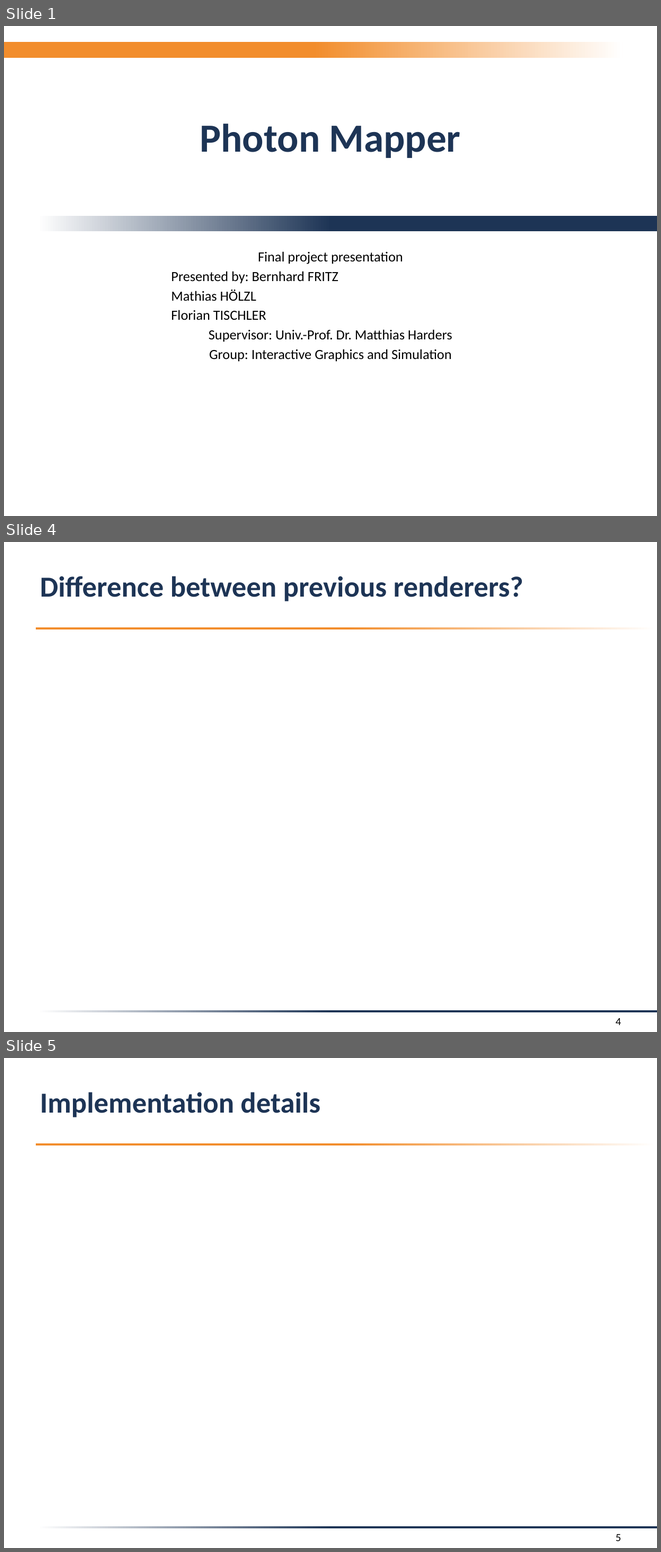
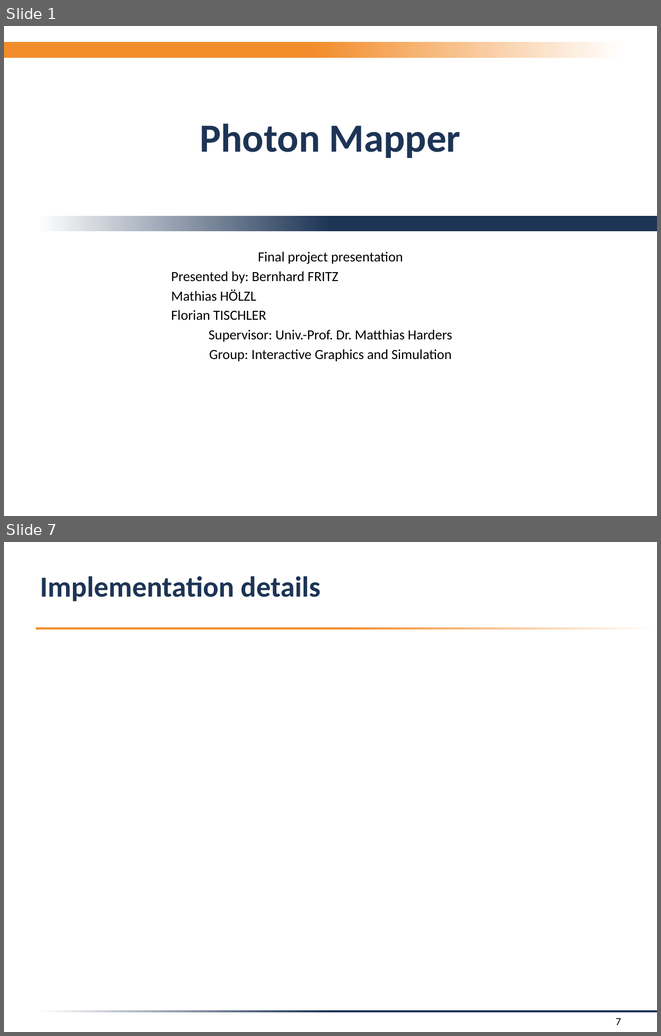
Before and after one commit to f-tischler/FortgeschritteneComputergrafik, a slide deck: Präsentation/presentation.pptx. Shown one above the other, each under a label of ours: slides 1, 4 and 5 before the commit, slides 1 and 7 after it; the slides between them are not shown. The pictures are 661x1552 and 661x1036 pixels, drawn with LibreOffice and Linux fonts; fonts in the diff are those of the drawing; background and template pictures are left out. Boxes give left, top, right and bottom in pixels: in the first picture for what was removed or moved away, otherwise in the second. Text is boxed around its words. In the diff, an @@ line names an element or a change of style, - is before the commit and + after.

```diff
--- a/Präsentation/presentation.pptx
+++ b/Präsentation/presentation.pptx
@@ slide 4 removed at (4,542,657,1032), background #FFFFFF; not listed: 2 template elements that a slide beside it also shows @@
@@ title removed at (40,576,523,601) @@
-Difference between previous renderers?
@@ page number removed at (616,1018,621,1025) @@
-4
@@ what was slide 5 is now slide 7 @@
@@ page number at (616,1018,621,1025): text changed @@
-5
+7
```
Also in this commit, not shown: 3 slides changed, 4 slides added, 1 other slide removed, 3 other files.
